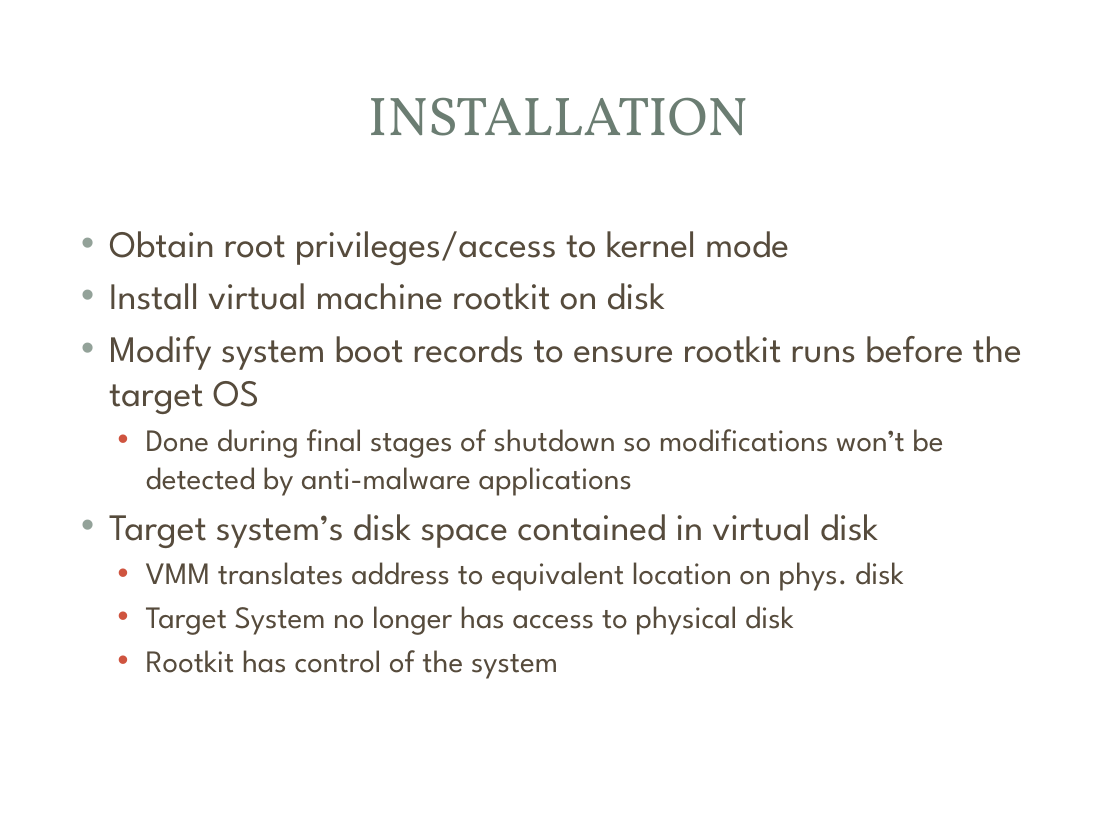
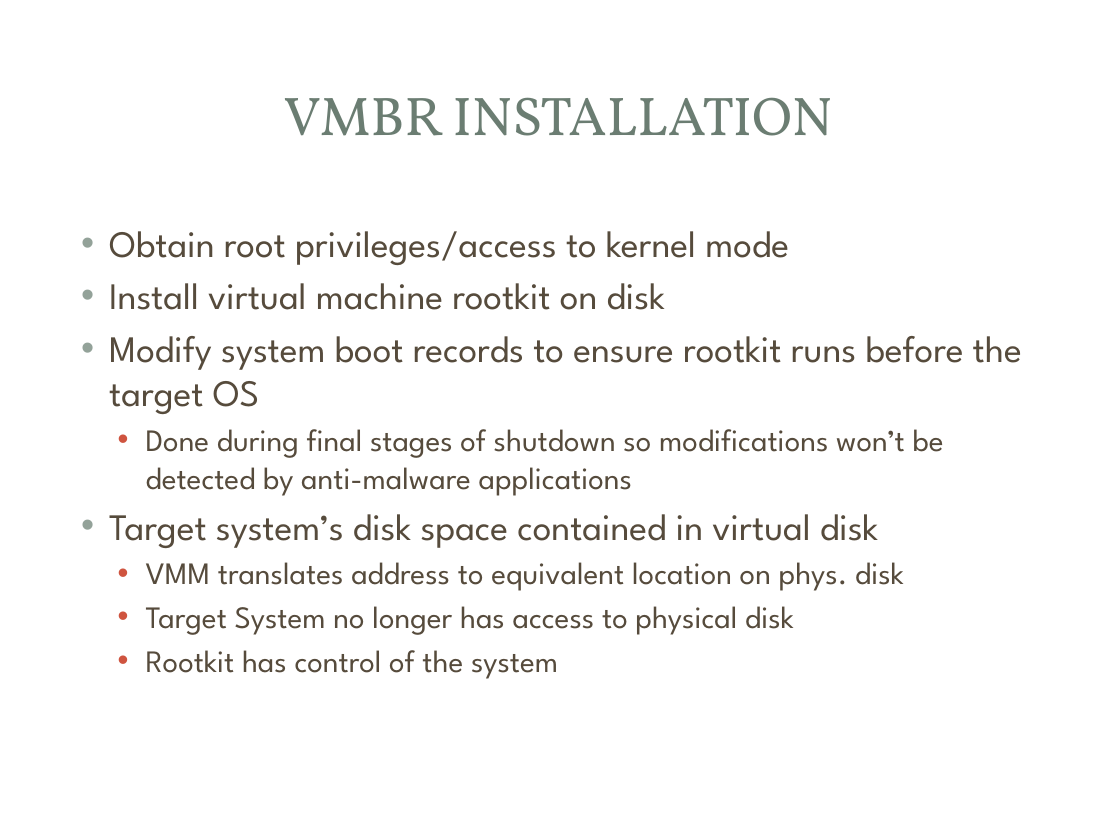
Before and after one commit to mjmalkowski11023/Computer-Security-2013, a slide deck: slide 8 of VMBR_Presentation.pptx (slide 7 before the commit). Drawn at 1120x840 pixels with LibreOffice and Linux fonts; fonts in the diff are those of the drawing; background and template pictures are left out. Boxes give left, top, right and bottom in pixels: in the first picture for what was removed or moved away, otherwise in the second. Text is boxed around its words. In the diff, an @@ line names an element or a change of style, - is before the commit and + after.

```diff
--- a/VMBR_Presentation.pptx
+++ b/VMBR_Presentation.pptx
@@ title at (284,97,833,136): text changed @@
-INSTALLATION
+VMBR INSTALLATION
```
Also in this commit, not shown: 2 other slides changed, 1 slide added.
